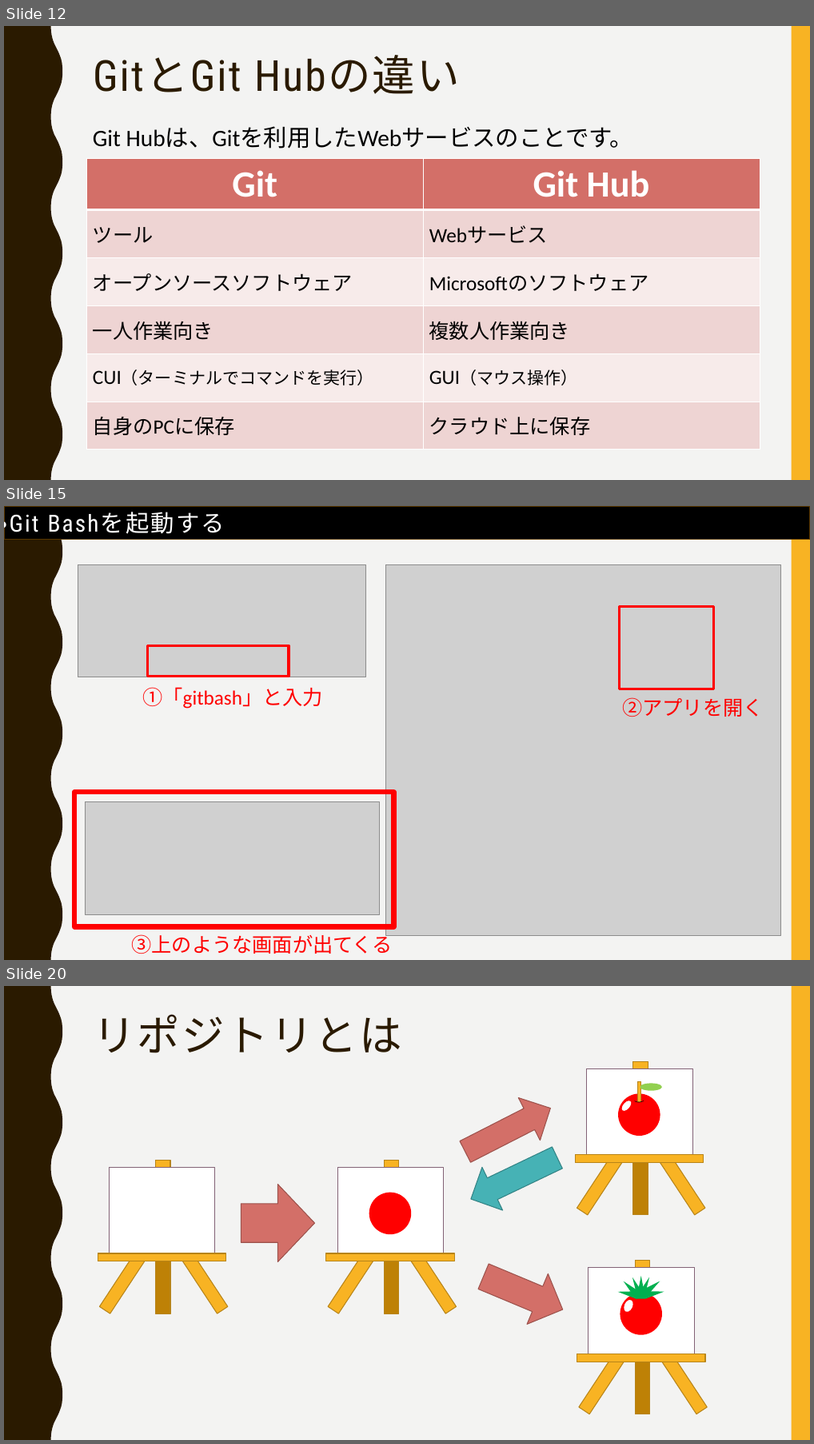
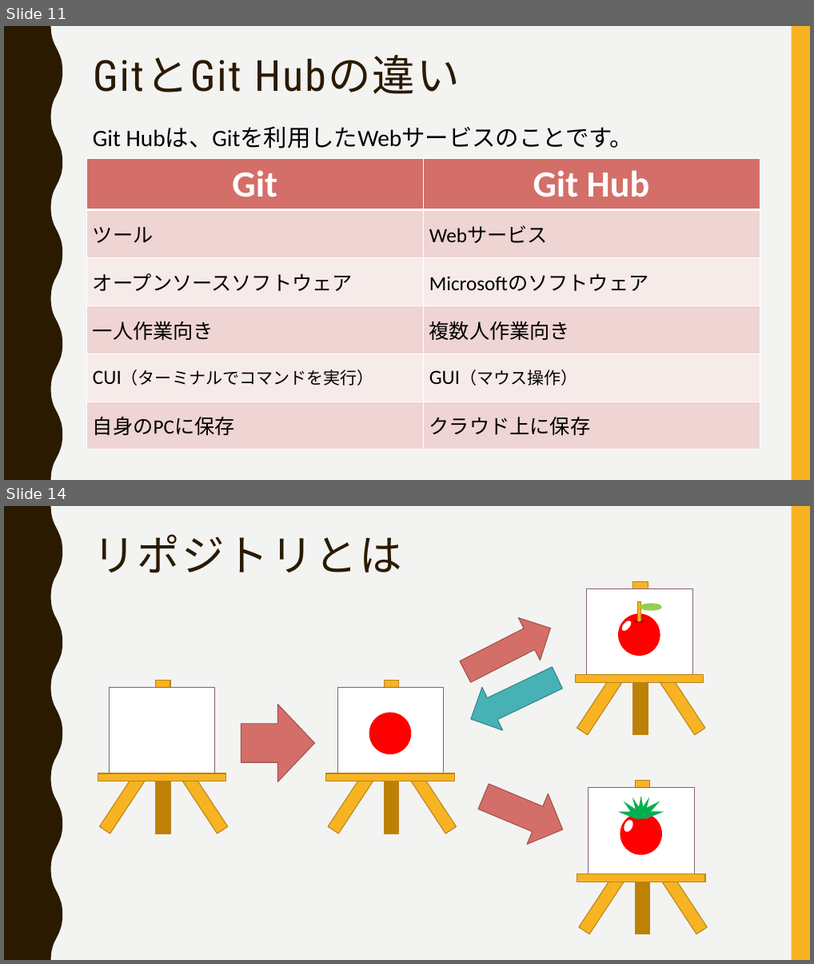
Before and after one commit to FIY24554/git_test, a slide deck: githubについて.pptx. Shown one above the other, each under a label of ours: slides 12, 15 and 20 before the commit, slides 11 and 14 after it; the slides between them are not shown. The pictures are 814x1444 and 814x964 pixels, drawn with LibreOffice and Linux fonts; fonts in the diff are those of the drawing; grey boxes stand for pictures. Boxes give left, top, right and bottom in pixels: in the first picture for what was removed or moved away, otherwise in the second. Text is boxed around its words. In the diff, an @@ line names an element or a change of style, - is before the commit and + after.

```diff
--- a/githubについて.pptx
+++ b/githubについて.pptx
@@ slide 15 removed at box(4, 506, 810, 960), background #F3F3F2; not listed: 2 template elements that a slide beside it also shows @@
@@ rectangle removed at box(4, 506, 810, 540) @@
@@ text removed at box(4, 508, 225, 538) @@
-・Git Bashを起動する
@@ picture removed at box(78, 564, 366, 677) @@
@@ picture removed at box(386, 564, 782, 936) @@
@@ rectangle removed at box(620, 607, 714, 688) @@
@@ rectangle removed at box(148, 646, 289, 676) @@
@@ text removed at box(142, 687, 323, 708) @@
-①「gitbash」と入力
@@ text removed at box(622, 697, 763, 716) @@
-②アプリを開く
@@ rectangle removed at box(74, 792, 394, 927) @@
@@ picture removed at box(85, 801, 380, 915) @@
@@ text removed at box(131, 932, 392, 953) @@
-③上のような画面が出てくる
@@ what was slide 12 is now slide 11 @@
@@ what was slide 20 is now slide 14 @@
```
Also in this commit, not shown: 1 slide changed, 5 other slides removed.
